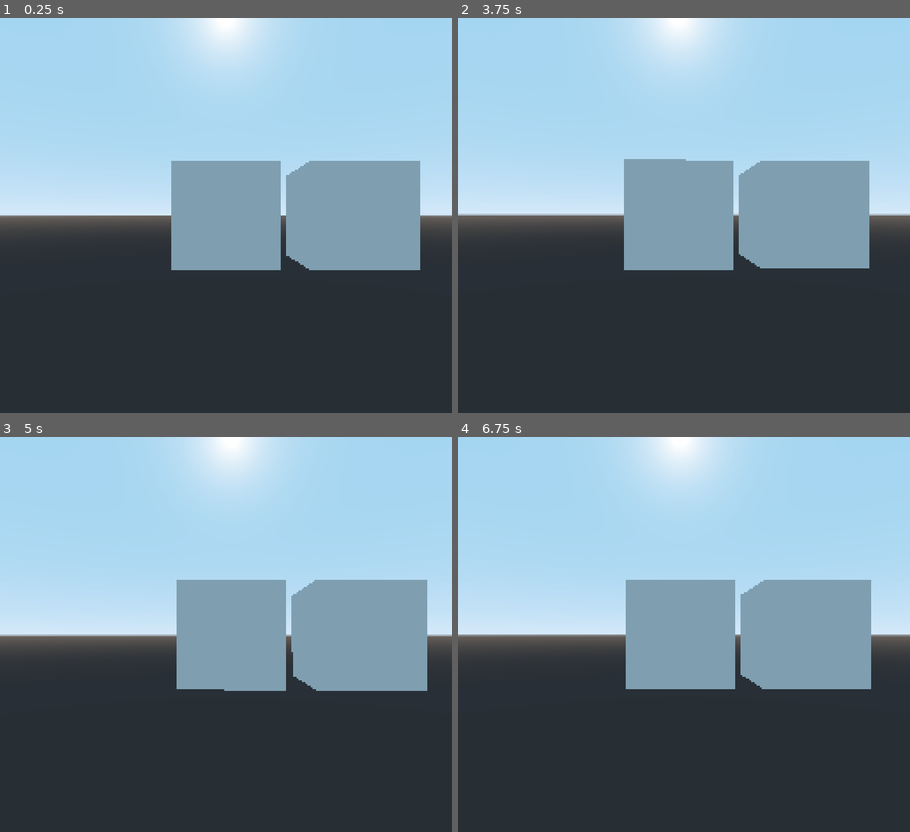
Above: before the commit, frames 1-4 (two rows, left to right).
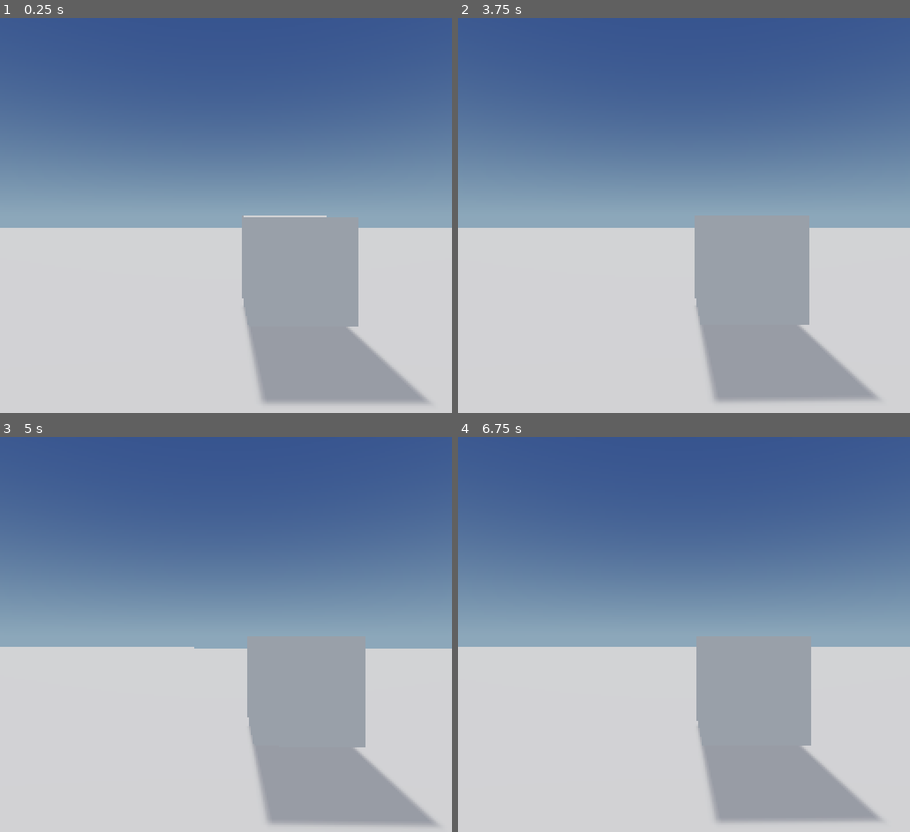
Above: after the commit, the same moments.

Repository: MaxwellDexter/QuickMatchThosePlants
Game: Godot game, scene res://Scenes/Game.tscn
Two runs of this game, one before a commit and one after it. Both use one fixed random seed, a clock stepped at 60 frames per second and the inputs below.
Inputs (mouse positions are in pixels of both pictures, inside the frame that each line leads up to):
- Up to frame 1 (0.25 s): no input
- Up to frame 2 (3.75 s): tap Enter at 0.5, 2, 3.5 s; move the mouse to (706, 215) at 0.52 s; click (706, 215) at 0.67 s; tap Space at 1.25, 2.75 s; move the mouse to (661, 215) at 1.27 s; click (661, 215) at 1.42 s; move the mouse to (697, 207) at 2.02 s; click (697, 207) at 2.17 s; move the mouse to (679, 223) at 2.77 s; click (679, 223) at 2.92 s; move the mouse to (720, 219) at 3.52 s; click (720, 219) at 3.67 s
- Up to frame 3 (5 s): tap Space at 4.25 s; move the mouse to (189, 630) at 4.27 s; click (189, 630) at 4.42 s
- Up to frame 4 (6.75 s): move the mouse to (688, 634) at 5.02 s; click (688, 634) at 5.17 s; move the mouse to (665, 626) at 5.77 s; click (665, 626) at 5.92 s; move the mouse to (706, 634) at 6.52 s; click (706, 634) at 6.67 s

The runs differ from the first frame. In frame 1, 93% of the frame differs, in the area x 0-100%, y 0-100%; in frame 2, 93%; in frame 3, 92%; in frame 4, 93%.

Commit message:
Setting up lighting

Diff:
--- a/Scenes/Game.tscn
+++ b/Scenes/Game.tscn
@@ -1,15 +1,38 @@
-[gd_scene load_steps=3 format=2]
+[gd_scene load_steps=6 format=2]
 
 [ext_resource path="res://Scenes/Character.tscn" type="PackedScene" id=1]
 
 [sub_resource type="BoxShape" id=1]
 
+[sub_resource type="PlaneMesh" id=2]
+size = Vector2( 100, 100 )
+
+[sub_resource type="ProceduralSky" id=3]
+sky_top_color = Color( 0.211765, 0.313726, 0.552941, 1 )
+sky_horizon_color = Color( 0.545098, 0.686275, 0.811765, 1 )
+sky_curve = 0.13
+ground_bottom_color = Color( 0.545098, 0.686275, 0.811765, 1 )
+ground_horizon_color = Color( 0.545098, 0.686275, 0.811765, 1 )
+sun_latitude = 50.0
+sun_angle_max = 30.0
+sun_energy = 30.0
+
+[sub_resource type="Environment" id=4]
+background_mode = 2
+background_sky = SubResource( 3 )
+ambient_light_color = Color( 0.501961, 0.501961, 0.501961, 1 )
+ambient_light_energy = 1.61
+ambient_light_sky_contribution = 0.23
+tonemap_mode = 2
+tonemap_white = 16.0
+
 [node name="Spatial" type="Spatial"]
 
 [node name="Character" parent="." instance=ExtResource( 1 )]
+transform = Transform( 1, 0, 0, 0, 1, 0, 0, 0, 1, 0, 2.216, 0 )
 
 [node name="CSGBox" type="CSGBox" parent="."]
-transform = Transform( 1, 0, 0, 0, 1, 0, 0, 0, 1, 0, 0, -6.14855 )
+transform = Transform( 1, 0, 0, 0, 1, 0, 0, 0, 1, 1.40704, 1.19495, -6.14855 )
 
 [node name="StaticBody" type="StaticBody" parent="CSGBox"]
 collision_layer = 2
@@ -18,30 +41,13 @@
 [node name="CollisionShape" type="CollisionShape" parent="CSGBox/StaticBody"]
 shape = SubResource( 1 )
 
-[node name="CSGBox4" type="CSGBox" parent="."]
-transform = Transform( 1, 0, 0, 0, 1, 0, 0, 0, 1, 2.53045, 0, -6.14855 )
+[node name="Plane" type="MeshInstance" parent="."]
+mesh = SubResource( 2 )
+material/0 = null
 
-[node name="StaticBody" type="StaticBody" parent="CSGBox4"]
+[node name="WorldEnvironment" type="WorldEnvironment" parent="."]
+environment = SubResource( 4 )
 
-[node name="CollisionShape" type="CollisionShape" parent="CSGBox4/StaticBody"]
-shape = SubResource( 1 )
-
-[node name="CSGBox2" type="CSGBox" parent="."]
-transform = Transform( 1, 0, 0, 0, 1, 0, 0, 0, 1, 0, -5, 0 )
-
-[node name="StaticBody" type="StaticBody" parent="CSGBox2"]
-collision_layer = 2
-collision_mask = 2
-
-[node name="CollisionShape" type="CollisionShape" parent="CSGBox2/StaticBody"]
-shape = SubResource( 1 )
-
-[node name="CSGBox3" type="CSGBox" parent="."]
-transform = Transform( 1, 0, 0, 0, 1, 0, 0, 0, 1, 0, 5, 0 )
-
-[node name="StaticBody" type="StaticBody" parent="CSGBox3"]
-collision_layer = 2
-collision_mask = 2
-
-[node name="CollisionShape" type="CollisionShape" parent="CSGBox3/StaticBody"]
-shape = SubResource( 1 )
+[node name="DirectionalLight" type="DirectionalLight" parent="WorldEnvironment"]
+transform = Transform( 1, 0, 0, 0, -0.642788, 0.766045, 0, -0.766045, -0.642788, 0.162332, 4.77306, 1.51468 )
+shadow_enabled = true
